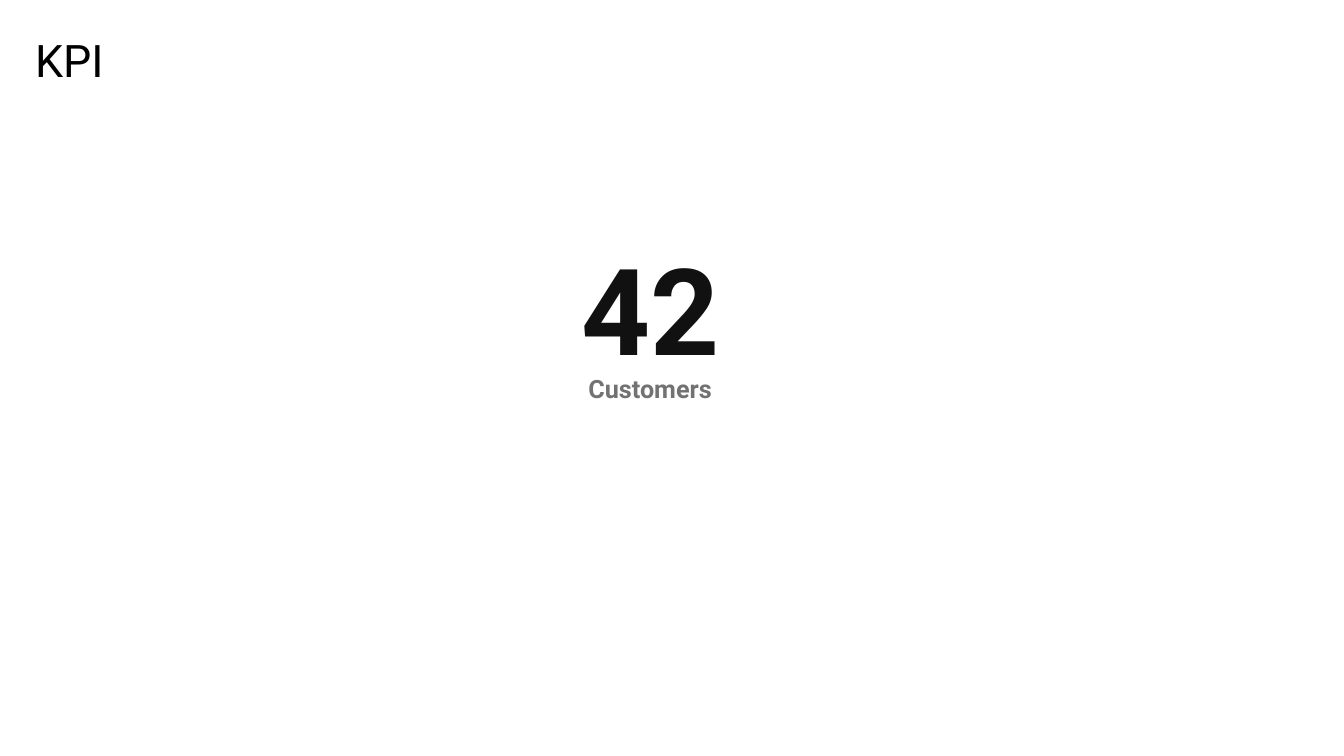
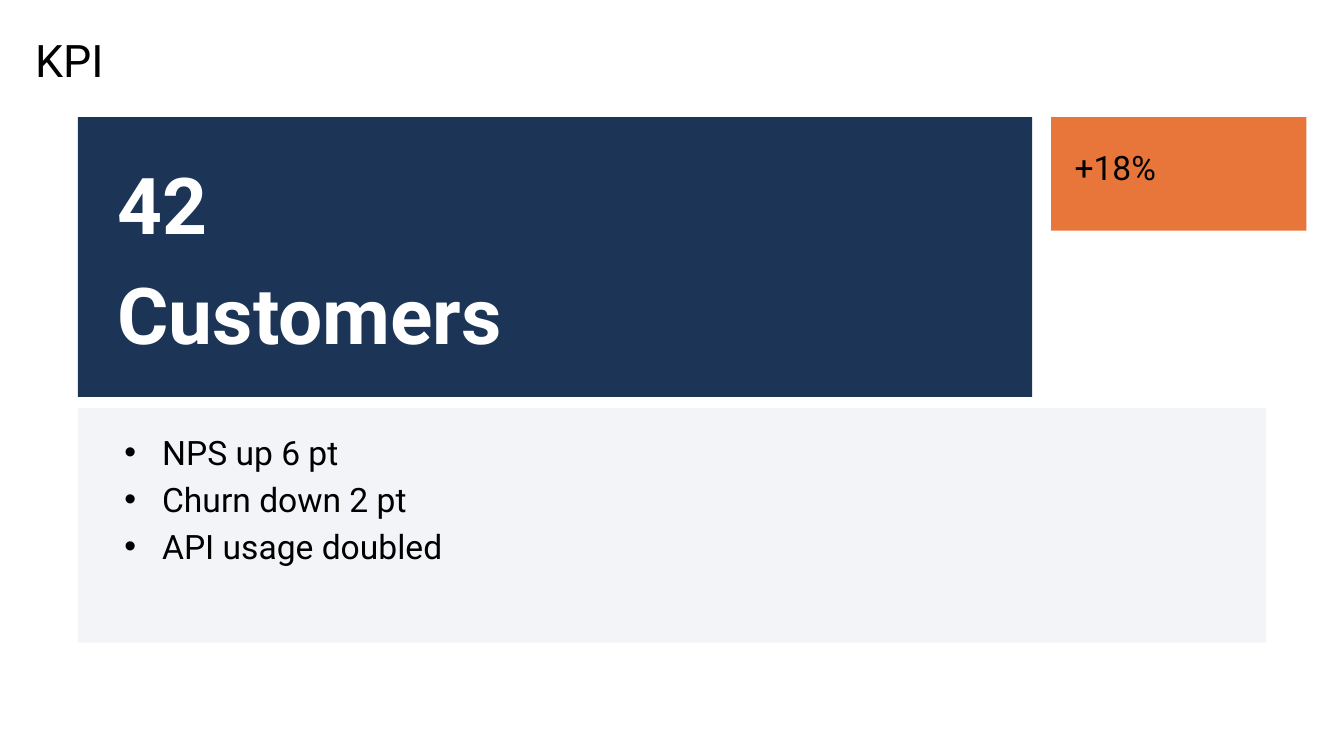
Before and after one commit to ymuichiro/pptx-parser-for-ai, a slide deck: slide 11 of examples/review/sample-deck.generated.pptx. Drawn at 1344x756 pixels with LibreOffice and Linux fonts; fonts in the diff are those of the drawing. Boxes give left, top, right and bottom in pixels: in the first picture for what was removed or moved away, otherwise in the second. Text is boxed around its words. In the diff, an @@ line names an element or a change of style, - is before the commit and + after.

```diff
--- a/examples/review/sample-deck.generated.pptx
+++ b/examples/review/sample-deck.generated.pptx
@@ rectangle added at box(78, 117, 1032, 396), fill #1C3557 @@
@@ rectangle added at box(1052, 117, 1307, 230), fill #E8763A @@
@@ text "42": place and size @@
-text "42" at box(581, 268, 719, 384)
+text "42" at box(118, 177, 502, 345)
@@ text "42" at box(118, 177, 502, 345): vertical alignment middle to top @@
@@ text at box(118, 177, 208, 234): size 86 to 56 pt, text colour #111111 to #FFFFFF in "42"; alignment centre to left; indent changed; more space between paragraphs @@
@@ text added at box(1075, 155, 1156, 181), 24 pt, text #000000 @@
++18%
@@ text at box(118, 287, 502, 345): paragraph added @@
+Customers
@@ text removed at box(588, 380, 711, 398) @@
-Customers
@@ rectangle added at box(78, 408, 1266, 643), fill #F2F4F7 @@
@@ text added at box(162, 440, 442, 566), 24 pt, text #000000 @@
+• NPS up 6 pt
+• Churn down 2 pt
+• API usage doubled
```
Also in this commit, not shown: 8 other slides changed, 3 slides added, 3 slides removed, 56 other files.
